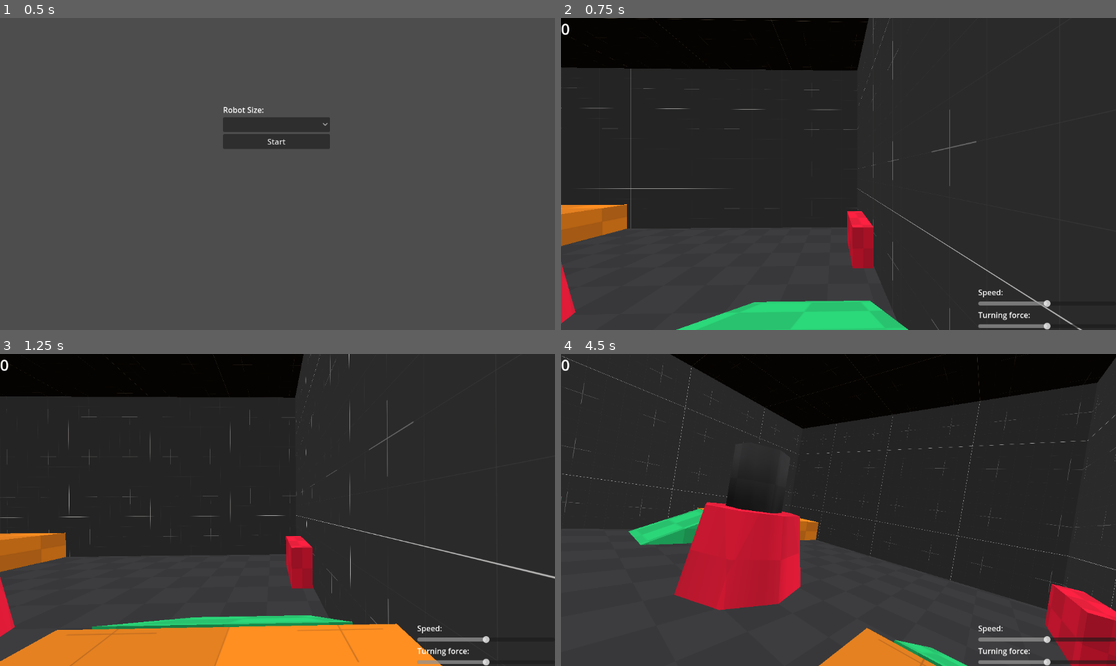
Above: before the commit, frames 1-4 (two rows, left to right).
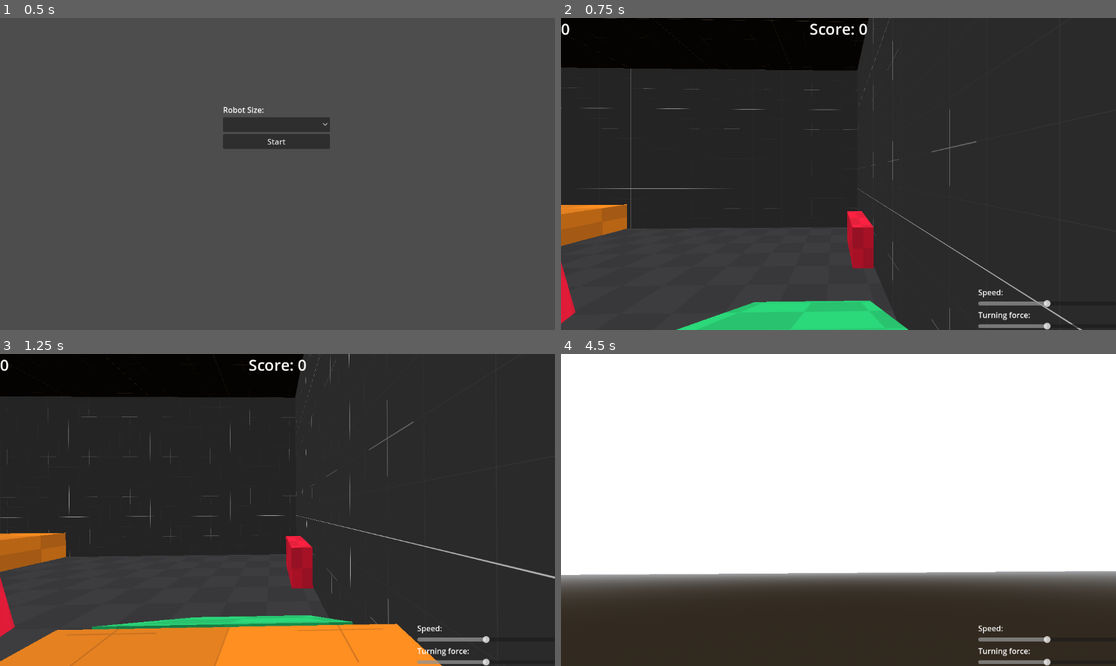
Above: after the commit, the same moments.

Repository: CollinRoboticsClub/STORMsimulator
Game: Godot game, scene res://menu.tscn
Same seed, same stepped clock (60 frames per second), same inputs: the game is played once before the commit and once after it.
Inputs:
- Up to frame 1 (0.5 s): no input
- Up to frame 2 (0.75 s): click "Start" at 0.5 s
- Up to frame 3 (1.25 s): no input
- Up to frame 4 (4.5 s): tap Enter at 1.25 s; hold D (right) 1.28-2.03 s; tap R (toggle) every 0.75 s from 1.35 to 4.35 s; hold S (back) 2.03-2.78 s; hold D (right) 2.78-3.53 s; hold W (forward) 3.53-4.28 s; hold A (left) from 4.28 s (still down)

Frame 1 is identical in both runs. In frame 2, 0.2% of the frame differs, in the area x 44-56%, y 1-6%; in frame 3, 0.2%; in frame 4, 95%, in the area x 0-100%, y 0-100%.

Commit message:
bawl scoring done

Diff:
--- a/control_stats.gd
+++ b/control_stats.gd
@@ -11,3 +11,4 @@
 	Robotstats.move_force = $VBoxContainer/speedslider.value
 	Robotstats.turn_force = $VBoxContainer/turnslider.value
 	$Label.text = str(Robotstats.bawlcount)
+	$score.text = "Score: "+str(Robotstats.score)
--- /dev/null
+++ b/goal.gd
@@ -0,0 +1,15 @@
+extends Area3D
+
+
+
+
+
+# Called every frame. 'delta' is the elapsed time since the previous frame.
+func _process(delta):
+	pass
+
+
+func _on_body_entered(body):
+	if not body.is_in_group("robot"): return
+	Robotstats.score += Robotstats.bawlcount*2
+	Robotstats.bawlcount = 0
--- a/robotstats.gd
+++ b/robotstats.gd
@@ -7,3 +7,4 @@
 var move_force = 50
 var turn_force = 5
 var bawlcount = 0
+var score = 0
--- a/scene.tscn
+++ b/scene.tscn
@@ -1,10 +1,11 @@
-[gd_scene load_steps=32 format=3 uid="uid://bn7cnex08j88o"]
+[gd_scene load_steps=35 format=3 uid="uid://bn7cnex08j88o"]
 
 [ext_resource type="Texture2D" uid="uid://cp7shvv2qp587" path="res://addons/kenney_prototype_textures/dark/texture_08.png" id="1_dei21"]
 [ext_resource type="Texture2D" uid="uid://dvscnl23vqhpv" path="res://addons/kenney_prototype_textures/orange/texture_10.png" id="2_5hubk"]
 [ext_resource type="Texture2D" uid="uid://c4kdtj033fe0t" path="res://addons/kenney_prototype_textures/dark/texture_06.png" id="2_sed1s"]
 [ext_resource type="Texture2D" uid="uid://c88evg7np6apx" path="res://addons/kenney_prototype_textures/green/texture_09.png" id="3_03mqo"]
 [ext_resource type="Texture2D" uid="uid://bovimja80ag0j" path="res://addons/kenney_prototype_textures/red/texture_09.png" id="4_sq62i"]
+[ext_resource type="Script" path="res://goal.gd" id="5_ms565"]
 [ext_resource type="PackedScene" uid="uid://cqg8ca0f08yk7" path="res://scenes/robot.tscn" id="6_dt5ck"]
 [ext_resource type="Script" path="res://spawnernode.gd" id="8_sp5yi"]
 [ext_resource type="Script" path="res://control_stats.gd" id="9_jagc3"]
@@ -65,6 +66,12 @@
 [sub_resource type="BoxMesh" id="BoxMesh_m5chk"]
 material = SubResource("StandardMaterial3D_uf627")
 size = Vector3(0.66, 0.3, 0.152)
+
+[sub_resource type="ConcavePolygonShape3D" id="ConcavePolygonShape3D_o1j1m"]
+data = PackedVector3Array(-0.33, 0.15, 0.076, 0.33, 0.15, 0.076, -0.33, -0.15, 0.076, 0.33, 0.15, 0.076, 0.33, -0.15, 0.076, -0.33, -0.15, 0.076, 0.33, 0.15, -0.076, -0.33, 0.15, -0.076, 0.33, -0.15, -0.076, -0.33, 0.15, -0.076, -0.33, -0.15, -0.076, 0.33, -0.15, -0.076, 0.33, 0.15, 0.076, 0.33, 0.15, -0.076, 0.33, -0.15, 0.076, 0.33, 0.15, -0.076, 0.33, -0.15, -0.076, 0.33, -0.15, 0.076, -0.33, 0.15, -0.076, -0.33, 0.15, 0.076, -0.33, -0.15, -0.076, -0.33, 0.15, 0.076, -0.33, -0.15, 0.076, -0.33, -0.15, -0.076, 0.33, 0.15, 0.076, -0.33, 0.15, 0.076, 0.33, 0.15, -0.076, -0.33, 0.15, 0.076, -0.33, 0.15, -0.076, 0.33, 0.15, -0.076, -0.33, -0.15, 0.076, 0.33, -0.15, 0.076, -0.33, -0.15, -0.076, 0.33, -0.15, 0.076, 0.33, -0.15, -0.076, -0.33, -0.15, -0.076)
+
+[sub_resource type="ConcavePolygonShape3D" id="ConcavePolygonShape3D_3sfse"]
+data = PackedVector3Array(-0.33, 0.15, 0.076, 0.33, 0.15, 0.076, -0.33, -0.15, 0.076, 0.33, 0.15, 0.076, 0.33, -0.15, 0.076, -0.33, -0.15, 0.076, 0.33, 0.15, -0.076, -0.33, 0.15, -0.076, 0.33, -0.15, -0.076, -0.33, 0.15, -0.076, -0.33, -0.15, -0.076, 0.33, -0.15, -0.076, 0.33, 0.15, 0.076, 0.33, 0.15, -0.076, 0.33, -0.15, 0.076, 0.33, 0.15, -0.076, 0.33, -0.15, -0.076, 0.33, -0.15, 0.076, -0.33, 0.15, -0.076, -0.33, 0.15, 0.076, -0.33, -0.15, -0.076, -0.33, 0.15, 0.076, -0.33, -0.15, 0.076, -0.33, -0.15, -0.076, 0.33, 0.15, 0.076, -0.33, 0.15, 0.076, 0.33, 0.15, -0.076, -0.33, 0.15, 0.076, -0.33, 0.15, -0.076, 0.33, 0.15, -0.076, -0.33, -0.15, 0.076, 0.33, -0.15, 0.076, -0.33, -0.15, -0.076, 0.33, -0.15, 0.076, 0.33, -0.15, -0.076, -0.33, -0.15, -0.076)
 
 [sub_resource type="StandardMaterial3D" id="StandardMaterial3D_jyf5t"]
 albedo_texture = ExtResource("4_sq62i")
@@ -121,7 +128,7 @@
 shape = SubResource("WorldBoundaryShape3D_8g3iw")
 
 [node name="CollisionShape3D2" type="CollisionShape3D" parent="ceiling"]
-transform = Transform3D(-4.37114e-08, 0, -1, 0, 1, 0, 1, 0, -4.37114e-08, -0.294529, 0, -1.66149)
+transform = Transform3D(-4.37114e-08, 0, -1, 0, 1, 0, 1, 0, -4.37114e-08, -0.295, 0, -1.8)
 shape = SubResource("WorldBoundaryShape3D_d34w0")
 
 [node name="CollisionShape3D3" type="CollisionShape3D" parent="ceiling"]
@@ -172,13 +179,27 @@
 mesh = SubResource("PrismMesh_20k38")
 skeleton = NodePath("../../..")
 
-[node name="goal" type="MeshInstance3D" parent="."]
+[node name="goal" type="Area3D" parent="."]
 transform = Transform3D(1, 0, 0, 0, 1, 0, 0, 0, 1, -1.03223, 0.643512, -1.74652)
+script = ExtResource("5_ms565")
+
+[node name="goal" type="MeshInstance3D" parent="goal"]
 mesh = SubResource("BoxMesh_m5chk")
-
-[node name="goal2" type="MeshInstance3D" parent="."]
+skeleton = NodePath("../..")
+
+[node name="CollisionShape3D" type="CollisionShape3D" parent="goal"]
+shape = SubResource("ConcavePolygonShape3D_o1j1m")
+
+[node name="goal2" type="Area3D" parent="."]
 transform = Transform3D(1, 0, 0, 0, 1, 0, 0, 0, 1, 1.10746, 0.643512, 1.74655)
+script = ExtResource("5_ms565")
+
+[node name="goal2" type="MeshInstance3D" parent="goal2"]
 mesh = SubResource("BoxMesh_m5chk")
+skeleton = NodePath("../..")
+
+[node name="CollisionShape3D" type="CollisionShape3D" parent="goal2"]
+shape = SubResource("ConcavePolygonShape3D_3sfse")
 
 [node name="superconeofdoom" type="StaticBody3D" parent="."]
 
@@ -258,4 +279,19 @@
 text = "text
 "
 
+[node name="score" type="Label" parent="Control"]
+layout_mode = 1
+anchors_preset = 5
+anchor_left = 0.5
+anchor_right = 0.5
+offset_left = -59.0
+offset_right = 59.0
+offset_bottom = 23.0
+grow_horizontal = 2
+theme_override_font_sizes/font_size = 32
+text = "score
+"
+
+[connection signal="body_entered" from="goal" to="goal" method="_on_body_entered"]
+[connection signal="body_entered" from="goal2" to="goal2" method="_on_body_entered"]
 [connection signal="timeout" from="spawnernode/Timer" to="spawnernode" method="_on_timer_timeout"]
--- a/scenes/robot.tscn
+++ b/scenes/robot.tscn
@@ -12,7 +12,7 @@
 [sub_resource type="BoxShape3D" id="BoxShape3D_gxjgc"]
 size = Vector3(0.414185, 0.135498, 0.359375)
 
-[node name="Robot" type="RigidBody3D"]
+[node name="Robot" type="RigidBody3D" groups=["robot"]]
 mass = 10.0
 physics_material_override = SubResource("PhysicsMaterial_5fgxc")
 center_of_mass_mode = 1
